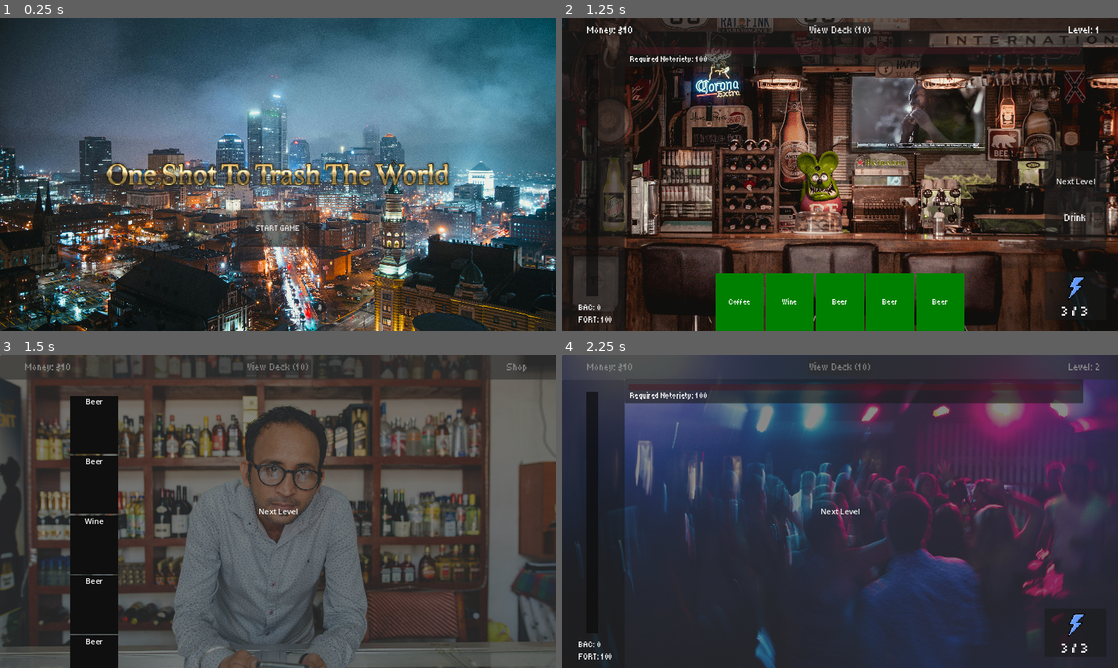
Above: before the commit, frames 1-4 (two rows, left to right).
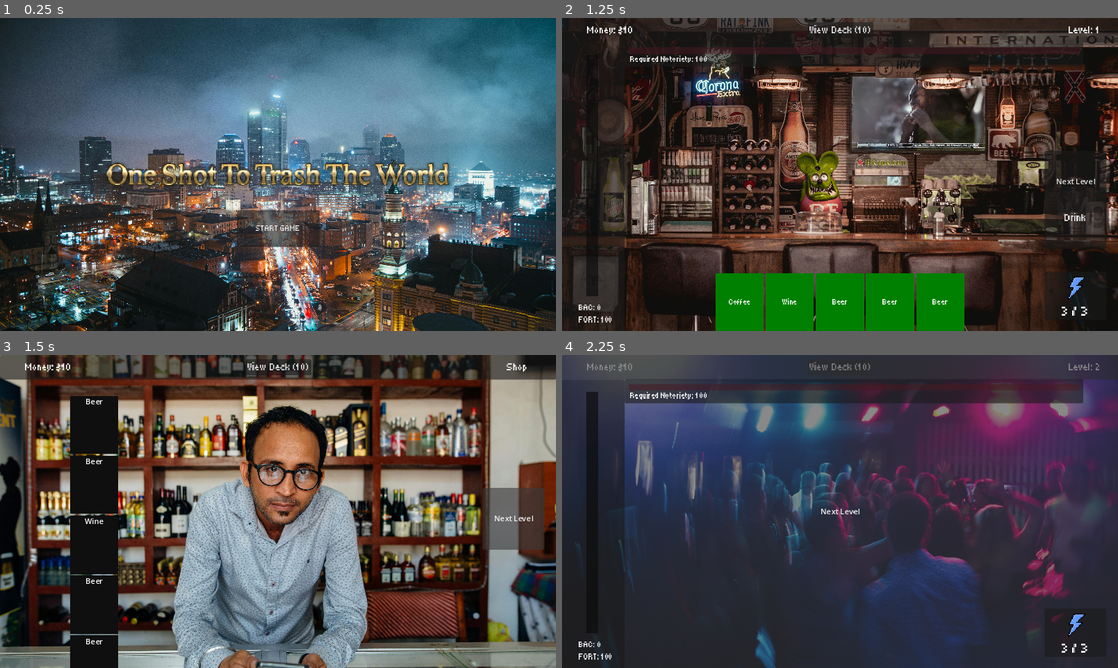
Above: after the commit, the same moments.

Repository: TreSmith/JameGamGameJam
Game: Godot game, scene res://Scenes/UI/main_menu.tscn
Two runs of this game, one before a commit and one after it. Both use one fixed random seed, a clock stepped at 60 frames per second and the inputs below.
Inputs:
- Up to frame 1 (0.25 s): no input
- Up to frame 2 (1.25 s): click "START GAME" at 0.5 s
- Up to frame 3 (1.5 s): click "Next Level" at 1.25 s
- Up to frame 4 (2.25 s): click "Next Level" at 2 s

Frames 1-2 are identical in both runs. In frame 3, 69% of the frame differs, in the area x 0-100%, y 0-100%; in frame 4, nothing differs.
Error in both runs: Invalid access to property or key 'ID' on a base object of type 'Nil'. (res://Scripts/Component)

Commit message:
adjusting shop ui

Diff:
--- a/Scenes/Levels/shop.tscn
+++ b/Scenes/Levels/shop.tscn
@@ -24,12 +24,7 @@
 
 [node name="menu_bar" parent="UI_Layer" instance=ExtResource("3_7bf6k")]
 
-[node name="NextLevel" parent="UI_Layer" instance=ExtResource("3_1sknc")]
-offset_left = 0.0
-offset_top = 0.0
-offset_right = 0.0
-offset_bottom = 0.0
-mouse_filter = 1
+[node name="NextLevel_UI" parent="UI_Layer" instance=ExtResource("3_1sknc")]
 
 [node name="CardsToBuy" type="Panel" parent="UI_Layer"]
 offset_left = 35.0
@@ -51,4 +46,4 @@
 script = ExtResource("5_hy0tl")
 card_scene = ExtResource("6_5o0sq")
 
-[connection signal="next_level" from="UI_Layer/NextLevel" to="." method="_on_next_level_next_level"]
+[connection signal="next_level" from="UI_Layer/NextLevel_UI" to="." method="_on_next_level_ui_next_level"]
--- a/Scripts/Component Scripts/shop.gd
+++ b/Scripts/Component Scripts/shop.gd
@@ -5,5 +5,5 @@
 func _ready():
 	menu_bar.update_labels()
 
-func _on_next_level_next_level():
+func _on_next_level_ui_next_level():
 	SceneManager.next_level()
Not shown: 1 places in Scenes/Levels/level_1.tscn that only renumber resources
Not shown: 1 places in Scenes/Levels/shop.tscn that only renumber resources
